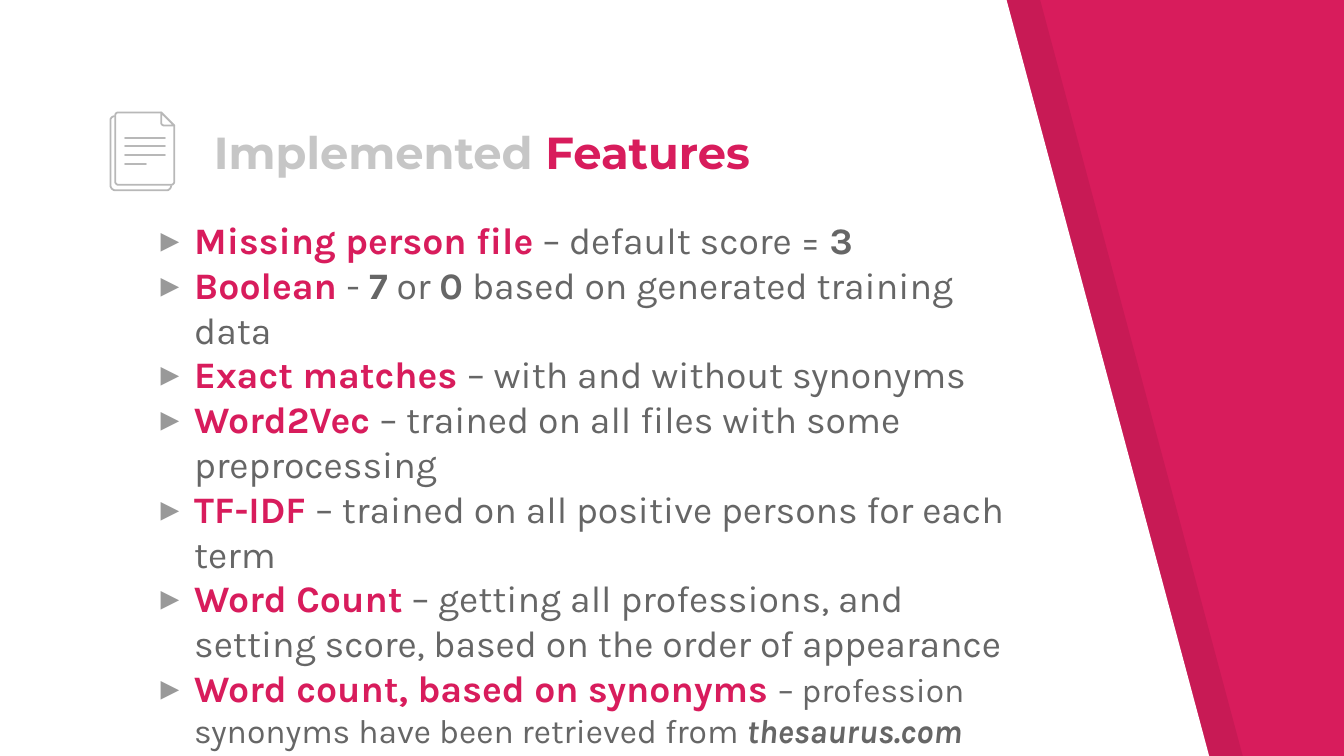
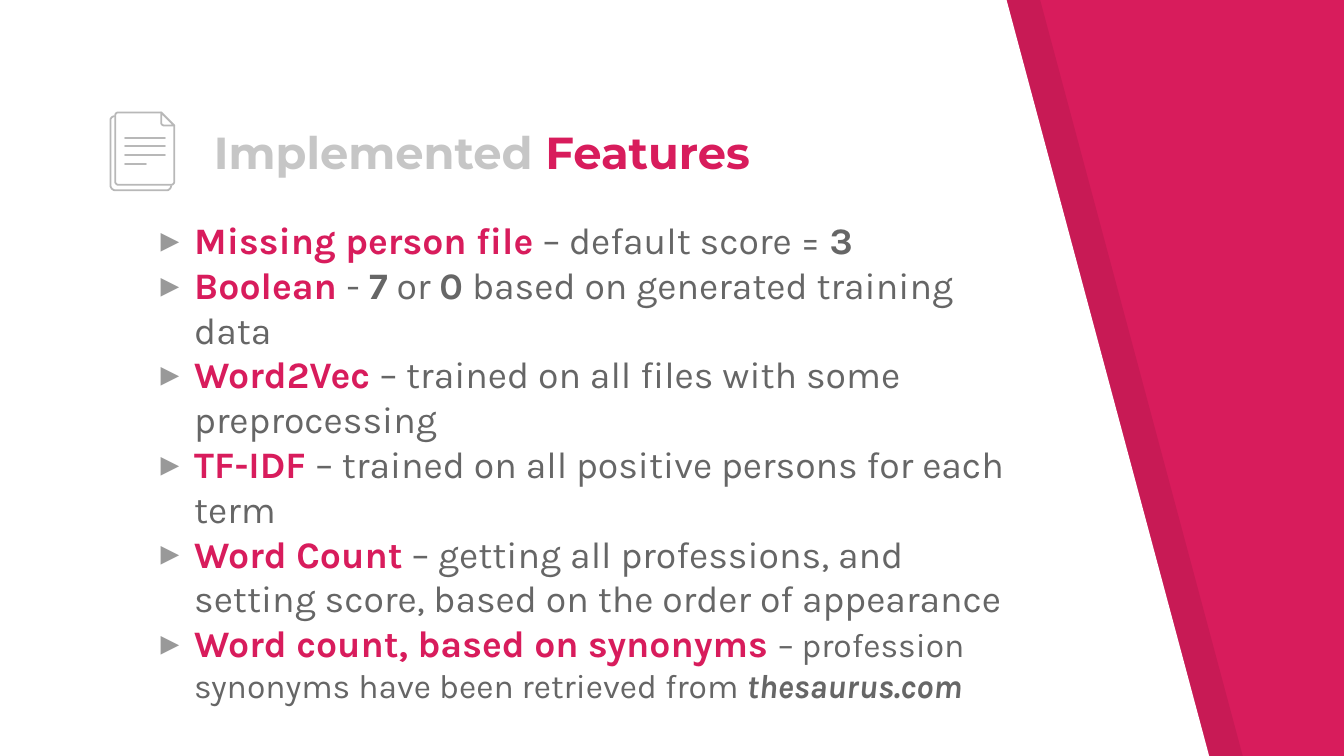
Before and after one commit to wsdm-cup-2017/goosefoot, a slide deck: slide 9 of docs/wsdm.pptx. Drawn at 1344x756 pixels with LibreOffice and Linux fonts; fonts in the diff are those of the drawing. Boxes give left, top, right and bottom in pixels: in the first picture for what was removed or moved away, otherwise in the second. Text is boxed around its words. In the diff, an @@ line names an element or a change of style, - is before the commit and + after.

```diff
--- a/docs/wsdm.pptx
+++ b/docs/wsdm.pptx
@@ text at (194, 362, 966, 397): paragraph removed @@
-▸ Exact matches – with and without synonyms
```
Also in this commit, not shown: 3 other slides changed.
